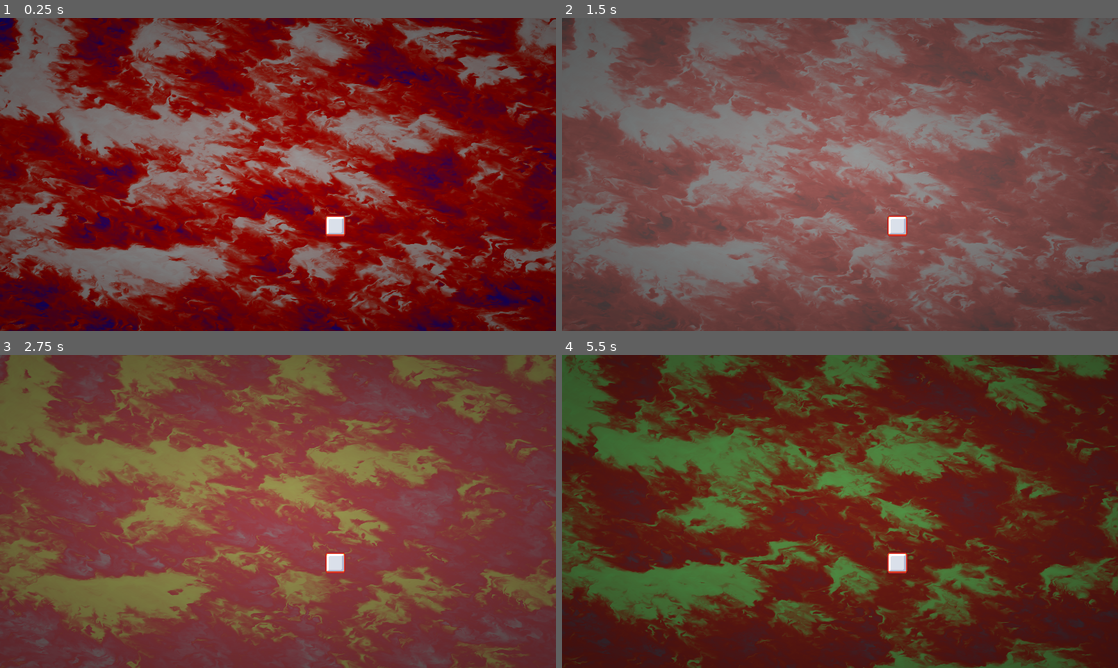
Above: before the commit, frames 1-4 (two rows, left to right).
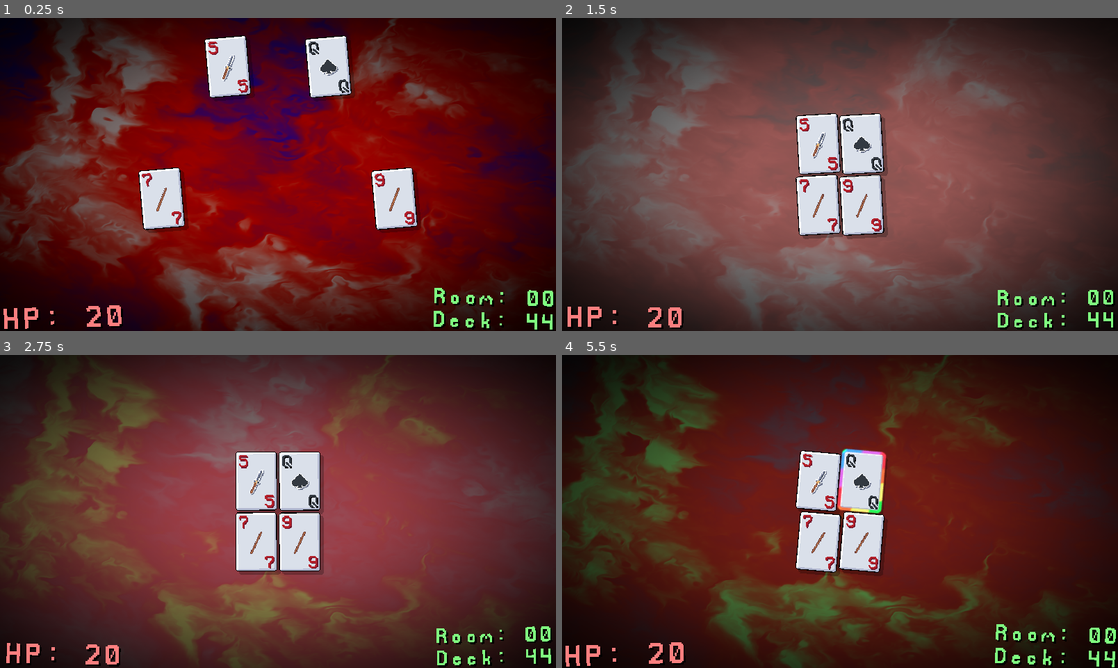
Above: after the commit, the same moments.

Repository: GiftedR/Scoundrel-Godot
Game: Godot game, scene res://Collections/c_Root.tscn
The game is run twice, just before and just after one commit, with the same random seed, the same clock (stepped at 60 frames per second) and the same inputs.
Inputs (mouse positions are in pixels of both pictures, inside the frame that each line leads up to):
- Up to frame 1 (0.25 s): no input
- Up to frame 2 (1.5 s): move the mouse to (962, 158) at 0.52 s; tap G (dev_1) at 0.6 s; move the mouse to (728, 190) at 1.27 s; tap H (dev_2) at 1.35 s
- Up to frame 3 (2.75 s): move the mouse to (333, 442) at 2.02 s; tap G (dev_1) at 2.1 s
- Up to frame 4 (5.5 s): move the mouse to (812, 574) at 2.77 s; tap H (dev_2) at 2.85, 4.35 s; move the mouse to (1006, 558) at 3.52 s; tap G (dev_1) at 3.6, 5.1 s; move the mouse to (673, 464) at 4.27 s; move the mouse to (867, 511) at 5.02 s

The runs differ from the first frame. In frame 1, 84% of the frame differs, in the area x 0-100%, y 0-100%; in frame 2, 70%; in frame 3, 73%; in frame 4, 68%.

Commit message:
Started Card Art, Added Card Effects, Started Vanilla game development

Diff:
--- /dev/null
+++ b/Collections/Gamemodes/c_DeckShowcase.tscn
@@ -0,0 +1,7 @@
+[gd_scene load_steps=3 format=3 uid="uid://sltbxqo40o4x"]
+
+[ext_resource type="PackedScene" uid="uid://bopg7bsvtdf0u" path="res://Collections/c_GameRoot.tscn" id="1_ah1an"]
+[ext_resource type="Script" path="res://Collections/Gamemodes/c_DeckShowcase/DeckShowcase.gd" id="2_6h21b"]
+
+[node name="nde2_Game_Root" instance=ExtResource("1_ah1an")]
+script = ExtResource("2_6h21b")
--- /dev/null
+++ b/Collections/Gamemodes/c_DeckShowcase/DeckShowcase.gd
@@ -0,0 +1,42 @@
+extends Gameroot
+class_name DeckShowcase
+
+var deck:Array[Card]
+
+var heartCards:int = 13 # 9
+var diamondsCards:int = 13 # 9
+var clubsCards:int = 13 # 13
+var spadesCards:int = 13 # 13
+
+func _init() -> void:
+	super()
+	_reset_deck()
+
+func _enter_tree() -> void:
+	super._enter_tree()
+
+func _ready() -> void:
+	print(deck)
+	_refresh_board()
+
+func _refresh_board() -> void:
+	if board != null && board.get_child_count() > 0:
+		_clear_board()
+	for c:Card in deck:
+		board.add_child(c)
+
+func _reset_deck() -> void:
+	deck = []
+
+	for rank:int in heartCards:
+		@warning_ignore("narrowing_conversion")
+		deck.append(Card.create(Vector2i((rank * 50) - (heartCards * 50 / 2), -140)).set_data(rank + 1, Card.CardSuit.HEARTS))
+	for rank:int in diamondsCards:
+		@warning_ignore("narrowing_conversion")
+		deck.append(Card.create(Vector2i((rank * 50) - (diamondsCards * 50 / 2), -45)).set_data(rank + 1, Card.CardSuit.DIAMONDS))
+	for rank:int in clubsCards:
+		@warning_ignore("narrowing_conversion")
+		deck.append(Card.create(Vector2i((rank * 50) - (clubsCards * 50 / 2), 45)).set_data(rank + 1, Card.CardSuit.CLUBS))
+	for rank:int in spadesCards:
+		@warning_ignore("narrowing_conversion")
+		deck.append(Card.create(Vector2i((rank * 50) - (clubsCards * 50 / 2), 140)).set_data(rank + 1, Card.CardSuit.SPADES))
--- a/Collections/Gamemodes/c_Modification.tscn
+++ b/Collections/Gamemodes/c_Modification.tscn
@@ -2,4 +2,4 @@
 
 [ext_resource type="PackedScene" uid="uid://bopg7bsvtdf0u" path="res://Collections/c_GameRoot.tscn" id="1_f6ywp"]
 
-[node name="nde2_Game_Root" instance=ExtResource("1_f6ywp")]
+[node name="nde2_Modification_Root" instance=ExtResource("1_f6ywp")]
--- /dev/null
+++ b/Collections/Gamemodes/c_Standard.tscn
@@ -0,0 +1,7 @@
+[gd_scene load_steps=3 format=3 uid="uid://ct6ygh2qyh3o6"]
+
+[ext_resource type="PackedScene" uid="uid://bopg7bsvtdf0u" path="res://Collections/c_GameRoot.tscn" id="1_86d5d"]
+[ext_resource type="Script" path="res://Collections/Gamemodes/c_Standard/StandardGame.gd" id="2_offgh"]
+
+[node name="nde2_Standard_Root" instance=ExtResource("1_86d5d")]
+script = ExtResource("2_offgh")
--- /dev/null
+++ b/Collections/Gamemodes/c_Standard/StandardGame.gd
@@ -0,0 +1,44 @@
+extends Gameroot
+class_name StandardGame
+
+var deck:Array[Card]
+var deckstartingpos:Vector2i = Vector2i(0, -360)
+
+var heartCards:int = 9 # 9
+var diamondsCards:int = 9 # 9
+var clubsCards:int = 13 # 13
+var spadesCards:int = 13 # 13
+
+func _init() -> void:
+	super()
+	_reset_deck()
+
+func _enter_tree() -> void:
+	super._enter_tree()
+
+func _ready() -> void:
+	print(deck)
+	_refresh_board()
+	deck.shuffle()
+	deck[0].draw(Vector2i(-1, -1))
+	deck[1].draw(Vector2i(0, -1))
+	deck[2].draw(Vector2i(-1, 0))
+	deck[3].draw(Vector2i(0, 0))
+
+func _refresh_board() -> void:
+	if board != null && board.get_child_count() > 0:
+		_clear_board()
+	for c:Card in deck:
+		board.add_child(c)
+
+func _reset_deck() -> void:
+	deck = []
+
+	for rank:int in heartCards:
+		deck.append(Card.create(Vector2i(deckstartingpos)).set_data(rank + 2, Card.CardSuit.HEARTS))
+	for rank:int in diamondsCards:
+		deck.append(Card.create(Vector2i(deckstartingpos)).set_data(rank + 2, Card.CardSuit.DIAMONDS))
+	for rank:int in clubsCards:
+		deck.append(Card.create(Vector2i(deckstartingpos)).set_data(rank + 1, Card.CardSuit.CLUBS))
+	for rank:int in spadesCards:
+		deck.append(Card.create(Vector2i(deckstartingpos)).set_data(rank + 1, Card.CardSuit.SPADES))
--- a/Collections/c_GameRoot.tscn
+++ b/Collections/c_GameRoot.tscn
@@ -1,10 +1,186 @@
-[gd_scene load_steps=3 format=3 uid="uid://bopg7bsvtdf0u"]
+[gd_scene load_steps=9 format=3 uid="uid://bopg7bsvtdf0u"]
 
 [ext_resource type="Script" path="res://Collections/c_GameRoot/Gameroot.gd" id="1_q13g8"]
-[ext_resource type="PackedScene" uid="uid://bubc4r7tqnohk" path="res://Pieces/UI/p_Button.tscn" id="2_m555s"]
+[ext_resource type="FontFile" uid="uid://bhpixg8iymckn" path="res://Pieces/UI/Fonts.png" id="2_m8w81"]
+
+[sub_resource type="Theme" id="Theme_j5uut"]
+default_font = ExtResource("2_m8w81")
+
+[sub_resource type="LabelSettings" id="LabelSettings_nkia5"]
+font_size = 32
+font_color = Color(0.988235, 0.498039, 0.498039, 1)
+shadow_color = Color(0, 0, 0, 1)
+shadow_offset = Vector2(2, 2)
+
+[sub_resource type="LabelSettings" id="LabelSettings_x52o1"]
+font_size = 24
+font_color = Color(0.498039, 0.988235, 0.498039, 1)
+shadow_color = Color(0, 0, 0, 1)
+shadow_offset = Vector2(2, 2)
+
+[sub_resource type="Animation" id="Animation_r1bob"]
+resource_name = "Idle"
+length = 5.0
+loop_mode = 1
+step = 0.01
+tracks/0/type = "value"
+tracks/0/imported = false
+tracks/0/enabled = true
+tracks/0/path = NodePath("ctr2_Game_UI/lbl2_Health:rotation")
+tracks/0/interp = 2
+tracks/0/loop_wrap = true
+tracks/0/keys = {
+"times": PackedFloat32Array(1.25, 3.75),
+"transitions": PackedFloat32Array(1, 1),
+"update": 0,
+"values": [0.0174533, -0.0872665]
+}
+tracks/1/type = "value"
+tracks/1/imported = false
+tracks/1/enabled = true
+tracks/1/path = NodePath("ctr2_Game_UI/lbl2_Health:scale")
+tracks/1/interp = 2
+tracks/1/loop_wrap = true
+tracks/1/keys = {
+"times": PackedFloat32Array(1.25, 3.75),
+"transitions": PackedFloat32Array(1, 1),
+"update": 0,
+"values": [Vector2(0.95, 0.95), Vector2(1.05, 1.05)]
+}
+tracks/2/type = "value"
+tracks/2/imported = false
+tracks/2/enabled = true
+tracks/2/path = NodePath("ctr2_Game_UI/lbl2_Dungeon:rotation")
+tracks/2/interp = 2
+tracks/2/loop_wrap = true
+tracks/2/keys = {
+"times": PackedFloat32Array(1.25, 3.75),
+"transitions": PackedFloat32Array(1, 1),
+"update": 0,
+"values": [-0.0174533, 0.0872665]
+}
+tracks/3/type = "value"
+tracks/3/imported = false
+tracks/3/enabled = true
+tracks/3/path = NodePath("ctr2_Game_UI/lbl2_Dungeon:scale")
+tracks/3/interp = 2
+tracks/3/loop_wrap = true
+tracks/3/keys = {
+"times": PackedFloat32Array(1.25, 3.75),
+"transitions": PackedFloat32Array(1, 1),
+"update": 0,
+"values": [Vector2(0.95, 0.95), Vector2(1.05, 1.05)]
+}
+
+[sub_resource type="Animation" id="Animation_mppdd"]
+length = 0.001
+tracks/0/type = "value"
+tracks/0/imported = false
+tracks/0/enabled = true
+tracks/0/path = NodePath("ctr2_Game_UI/lbl2_Health:rotation")
+tracks/0/interp = 1
+tracks/0/loop_wrap = true
+tracks/0/keys = {
+"times": PackedFloat32Array(0),
+"transitions": PackedFloat32Array(1),
+"update": 0,
+"values": [0.0]
+}
+tracks/1/type = "value"
+tracks/1/imported = false
+tracks/1/enabled = true
+tracks/1/path = NodePath("ctr2_Game_UI/lbl2_Health:scale")
+tracks/1/interp = 1
+tracks/1/loop_wrap = true
+tracks/1/keys = {
+"times": PackedFloat32Array(0),
+"transitions": PackedFloat32Array(1),
+"update": 0,
+"values": [Vector2(1, 1)]
+}
+tracks/2/type = "value"
+tracks/2/imported = false
+tracks/2/enabled = true
+tracks/2/path = NodePath("ctr2_Game_UI/lbl2_Dungeon:rotation")
+tracks/2/interp = 1
+tracks/2/loop_wrap = true
+tracks/2/keys = {
+"times": PackedFloat32Array(0),
+"transitions": PackedFloat32Array(1),
+"update": 0,
+"values": [0.0]
+}
+tracks/3/type = "value"
+tracks/3/imported = false
+tracks/3/enabled = true
+tracks/3/path = NodePath("ctr2_Game_UI/lbl2_Dungeon:scale")
+tracks/3/interp = 1
+tracks/3/loop_wrap = true
+tracks/3/keys = {
+"times": PackedFloat32Array(0),
+"transitions": PackedFloat32Array(1),
+"update": 0,
+"values": [Vector2(1, 1)]
+}
+
+[sub_resource type="AnimationLibrary" id="AnimationLibrary_nfd3q"]
+_data = {
+"Idle": SubResource("Animation_r1bob"),
+"RESET": SubResource("Animation_mppdd")
+}
 
 [node name="nde2_Game_Root" type="Node2D"]
 script = ExtResource("1_q13g8")
 
-[node name="ara2_Button" parent="." instance=ExtResource("2_m555s")]
-position = Vector2(66, 59)
+[node name="cvl_Game_UI" type="CanvasLayer" parent="."]
+layer = 128
+
+[node name="ctr2_Game_UI" type="Control" parent="cvl_Game_UI"]
+layout_mode = 3
+anchors_preset = 15
+anchor_right = 1.0
+anchor_bottom = 1.0
+grow_horizontal = 2
+grow_vertical = 2
+mouse_filter = 2
+theme = SubResource("Theme_j5uut")
+
+[node name="lbl2_Health" type="Label" parent="cvl_Game_UI/ctr2_Game_UI"]
+layout_mode = 1
+anchors_preset = 2
+anchor_top = 1.0
+anchor_bottom = 1.0
+offset_top = -23.0
+offset_right = 40.0
+grow_vertical = 0
+pivot_offset = Vector2(77, 16)
+text = "HP: 20"
+label_settings = SubResource("LabelSettings_nkia5")
+vertical_alignment = 2
+
+[node name="lbl2_Dungeon" type="Label" parent="cvl_Game_UI/ctr2_Game_UI"]
+layout_mode = 1
+anchors_preset = 3
+anchor_left = 1.0
+anchor_top = 1.0
+anchor_right = 1.0
+anchor_bottom = 1.0
+offset_left = -40.0
+offset_top = -16.0
+grow_horizontal = 0
+grow_vertical = 0
+pivot_offset = Vector2(77, 25)
+text = "Room: 00
+Deck: 44"
+label_settings = SubResource("LabelSettings_x52o1")
+horizontal_alignment = 3
+vertical_alignment = 2
+
+[node name="anp_Idle_UI" type="AnimationPlayer" parent="cvl_Game_UI"]
+libraries = {
+"": SubResource("AnimationLibrary_nfd3q")
+}
+autoplay = "Idle"
+speed_scale = 0.45
+
+[node name="nde2_Board" type="Node2D" parent="."]
--- a/Collections/c_GameRoot/Gameroot.gd
+++ b/Collections/c_GameRoot/Gameroot.gd
@@ -2,9 +2,14 @@
 class_name Gameroot
 
 static var Instance:Gameroot
+@onready var board:Node = $nde2_Board
 
 func _init() -> void:
 	Instance = self
 
 func _enter_tree() -> void:
 	OilBoard.set_oil_transition()
+
+func _clear_board() -> void:
+	for item:Node2D in board.get_children():
+		item.queue_free()
--- a/Collections/c_GameRoot/boardeffects.gdshader
+++ b/Collections/c_GameRoot/boardeffects.gdshader
@@ -6,7 +6,7 @@
 
 shader_type canvas_item;
 uniform sampler2D oil_tint_gradient;
-uniform float oil_speed:hint_range(0.5, 10.0, 0.1) = 10.0;
+uniform float oil_speed:hint_range(0.5, 32.0, 0.1) = 10.0;
 uniform float oil_zoom:hint_range(0.25, 32.0, 0.1) = 5.0;
 uniform float oil_brighness:hint_range(0.0, 3.0, 0.1) = 1.0;
 uniform float oil_contrast:hint_range(0.0, 3.0, 0.1) = 1.0;
--- a/Collections/c_Root.tscn
+++ b/Collections/c_Root.tscn
@@ -5,6 +5,7 @@
 
 [node name="nde_Root" type="Node"]
 script = ExtResource("1_ugna7")
+GameToLoad = "res://Collections/Gamemodes/c_Standard.tscn"
 
 [node name="Helpers" type="Node" parent="."]
 script = ExtResource("1_5dum5")
--- a/Collections/c_Root/Root.gd
+++ b/Collections/c_Root/Root.gd
@@ -3,7 +3,7 @@
 
 static var Instance:Root
 
-@export_dir var GameToLoad:String = "res://Collections/c_GameRoot.tscn"
+@export_file("*.tscn") var GameToLoad:String = "res://Collections/c_GameRoot.tscn"
 
 var _loadedGame:Gameroot
 
--- a/Pieces/p_Camera.tscn
+++ b/Pieces/p_Camera.tscn
@@ -6,7 +6,8 @@
 
 [sub_resource type="Gradient" id="Gradient_a8xny"]
 interpolation_mode = 2
-colors = PackedColorArray(0, 0, 0, 0.12549, 0, 0, 0, 0.498039)
+offsets = PackedFloat32Array(0.222222, 1)
+colors = PackedColorArray(0, 0, 0, 0.133333, 0, 0, 0, 0.929412)
 
 [sub_resource type="GradientTexture2D" id="GradientTexture2D_j3e6t"]
 gradient = SubResource("Gradient_a8xny")
--- a/Pieces/p_Camera/CameraClearColor.tres
+++ b/Pieces/p_Camera/CameraClearColor.tres
@@ -12,8 +12,8 @@
 
 [resource]
 shader = ExtResource("1_t5ifc")
-shader_parameter/oil_speed = 10.0
-shader_parameter/oil_zoom = 9.95
+shader_parameter/oil_speed = 32.0
+shader_parameter/oil_zoom = 3.95
 shader_parameter/oil_brighness = 0.7
-shader_parameter/oil_contrast = 0.9
+shader_parameter/oil_contrast = 0.6
 shader_parameter/oil_tint_gradient = SubResource("GradientTexture1D_v10xl")
--- a/Pieces/p_Card.tscn
+++ b/Pieces/p_Card.tscn
@@ -1,8 +1,9 @@
-[gd_scene load_steps=125 format=3 uid="uid://bv2cb3m55xmny"]
+[gd_scene load_steps=129 format=3 uid="uid://bv2cb3m55xmny"]
 
 [ext_resource type="Script" path="res://Pieces/p_Card/Card.gd" id="1_34tga"]
 [ext_resource type="Texture2D" uid="uid://sef027bito12" path="res://Pieces/p_Card/CardBG.png" id="2_gedfn"]
 [ext_resource type="Texture2D" uid="uid://hgjcuvloguh1" path="res://Pieces/p_Card/CardOutline.png" id="2_ng3ww"]
+[ext_resource type="Texture2D" uid="uid://b2slvhqgdcxnk" path="res://Pieces/p_Card/Card-Sheet.png" id="3_tbgs4"]
 [ext_resource type="Material" uid="uid://dypk5arx6eskk" path="res://Pieces/p_Glow.tres" id="3_wstvw"]
 
 [sub_resource type="AtlasTexture" id="AtlasTexture_ol4nm"]
@@ -846,6 +847,68 @@
 "speed": 60.0
 }]
 
+[sub_resource type="Animation" id="Animation_p4qf2"]
+resource_name = "Idle"
+length = 5.0
+loop_mode = 1
+tracks/0/type = "value"
+tracks/0/imported = false
+tracks/0/enabled = true
+tracks/0/path = NodePath(".:rotation")
+tracks/0/interp = 2
+tracks/0/loop_wrap = true
+tracks/0/keys = {
+"times": PackedFloat32Array(0, 2.5, 5),
+"transitions": PackedFloat32Array(1, 1, 1),
+"update": 0,
+"values": [-0.0872665, 0.0872665, -0.0872665]
+}
+tracks/1/type = "value"
+tracks/1/imported = false
+tracks/1/enabled = true
+tracks/1/path = NodePath(".:scale")
+tracks/1/interp = 2
+tracks/1/loop_wrap = true
+tracks/1/keys = {
+"times": PackedFloat32Array(0, 2.5, 5),
+"transitions": PackedFloat32Array(1, 1, 1),
+"update": 0,
+"values": [Vector2(1.01, 1.01), Vector2(0.99, 0.99), Vector2(1.01, 1.01)]
+}
+
+[sub_resource type="Animation" id="Animation_1l66l"]
+length = 0.001
+tracks/0/type = "value"
+tracks/0/imported = false
+tracks/0/enabled = true
+tracks/0/path = NodePath(".:rotation")
+tracks/0/interp = 1
+tracks/0/loop_wrap = true
+tracks/0/keys = {
+"times": PackedFloat32Array(0),
+"transitions": PackedFloat32Array(1),
+"update": 0,
+"values": [0.0]
+}
+tracks/1/type = "value"
+tracks/1/imported = false
+tracks/1/enabled = true
+tracks/1/path = NodePath(".:scale")
+tracks/1/interp = 1
+tracks/1/loop_wrap = true
+tracks/1/keys = {
+"times": PackedFloat32Array(0),
+"transitions": PackedFloat32Array(1),
+"update": 0,
+"values": [Vector2(1, 1)]
+}
+
+[sub_resource type="AnimationLibrary" id="AnimationLibrary_syhen"]
+_data = {
+"Idle": SubResource("Animation_p4qf2"),
+"RESET": SubResource("Animation_1l66l")
+}
+
 [node name="ara2_Card" type="Area2D"]
 script = ExtResource("1_34tga")
 
@@ -858,9 +921,11 @@
 texture = ExtResource("2_gedfn")
 offset = Vector2(4, 4)
 
-[node name="spe2_Card_Bg" type="Sprite2D" parent="."]
+[node name="spe2_Card_Body" type="Sprite2D" parent="."]
 texture_filter = 1
-texture = ExtResource("2_gedfn")
+texture = ExtResource("3_tbgs4")
+hframes = 5
+vframes = 13
 
 [node name="asp2_Card_Outline" type="AnimatedSprite2D" parent="."]
 visible = false
@@ -870,3 +935,10 @@
 animation = &"Glow"
 autoplay = "Glow"
 speed_scale = 0.5
+
+[node name="anp_Idle" type="AnimationPlayer" parent="."]
+libraries = {
+"": SubResource("AnimationLibrary_syhen")
+}
+autoplay = "Idle"
+speed_scale = 0.45
--- a/Pieces/p_Card/Card.gd
+++ b/Pieces/p_Card/Card.gd
@@ -1,12 +1,25 @@
 extends Area2D
 class_name Card
 
-static func create() -> Card:
-	return load("res://Pieces/p_Card.tscn").instantiate()
+enum CardSuit{
+	HEARTS = 0,
+	DIAMONDS = 1,
+	CLUBS = 2,
+	SPADES = 3,
+	JOKER = 4
+}
 
-@export var rank:int = 1
+static func create(startingposition:Vector2i = Vector2i.ZERO) -> Card:
+	return load("res://Pieces/p_Card.tscn").instantiate().set_starting_pos(startingposition)
+
+@export_range(1, 13) var rank:int = 1
+@export var suit:CardSuit = CardSuit.HEARTS
+@export var targetPosition:Vector2 = Vector2.ZERO
 
 @onready var _outline: AnimatedSprite2D = $asp2_Card_Outline
+@onready var _cardbg:Sprite2D = $spe2_Card_Body
+
+var _startingpos:Vector2i = Vector2i.ZERO
 
 func _enter_tree() -> void:
 	mouse_entered.connect(func() -> void:
@@ -17,5 +30,46 @@
 		_outline.visible = false
 	)
 
+	position = _startingpos
+
 func _ready() -> void:
 	_outline.visible = false
+
+	#await get_tree().create_timer(randf_range(0, 5)).timeout
+	#$anp_Idle.play("Idle")
+
+func _physics_process(delta: float) -> void:
+	_set_card_texture(rank, suit)
+	if targetPosition != position:
+		position = position.slerp(targetPosition, delta * 5)
+
+func _set_card_texture(cardrank:int, cardsuit:CardSuit) -> void:
+	if !is_inside_tree():
+		return
+	_cardbg.frame_coords.x = (cardsuit as int)
+	if cardsuit == CardSuit.JOKER:
+		_cardbg.frame_coords.y = 0
+	else:
+		_cardbg.frame_coords.y = cardrank - 1
+
+func set_starting_pos(pos:Vector2i) -> Card:
+	_startingpos = pos
+	return set_transition_pos(pos)
+
+func set_data(cardrank:int, cardsuit:CardSuit) -> Card:
+	rank = cardrank
+	suit = cardsuit
+	return self
+
+func set_transition_pos(pos:Vector2i) -> Card:
+	targetPosition = pos
+	return self
+
+func draw(tile:Vector2i) -> void:
+	set_transition_pos((tile * Vector2i(50, 70)) + Vector2i(25, 35))
+
+func discard() -> void:
+	pass
+
+func _to_string() -> String:
+	return "Card: %s %s" % [rank, suit]
--- a/project.godot
+++ b/project.godot
@@ -47,5 +47,4 @@
 [rendering]
 
 textures/canvas_textures/default_texture_filter=0
-renderer/rendering_method="gl_compatibility"
-renderer/rendering_method.mobile="gl_compatibility"
+anti_aliasing/quality/use_debanding=true
Binary file changed: Files/Card.aseprite
Binary file added: Files/Fonts.aseprite
Binary file added: Files/PXLFonts.png
Not shown, added: Files/PXLFonts.png.import
Binary file added: Pieces/UI/Fonts.png
Not shown, added: Pieces/UI/Fonts.png.import
Binary file added: Pieces/p_Card/Card-Sheet.png
Not shown, added: Pieces/p_Card/Card-Sheet.png.import
